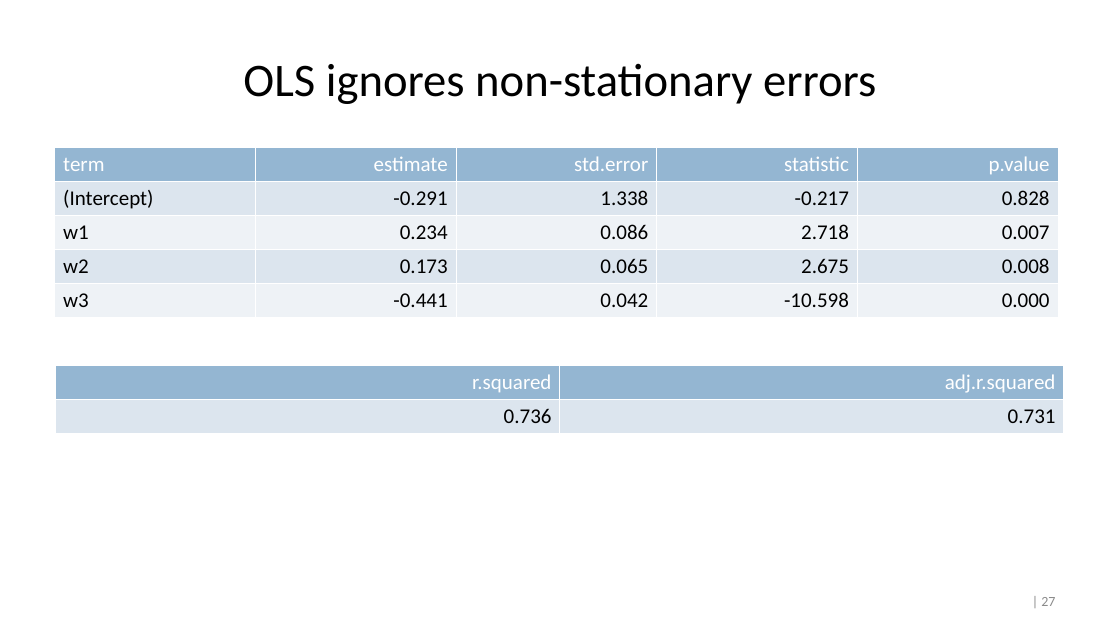
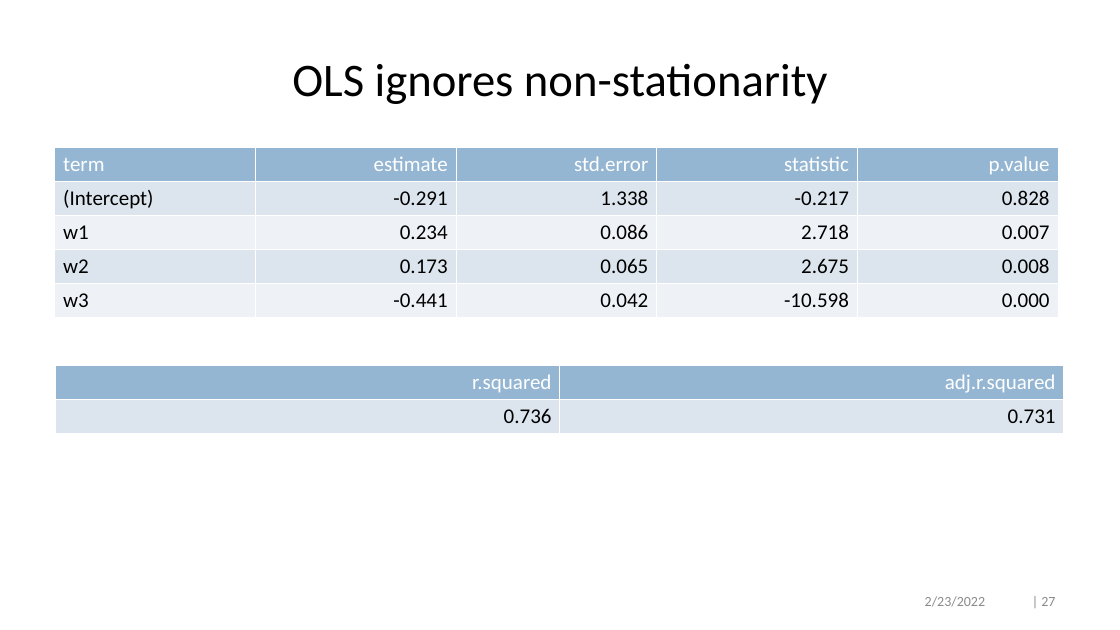
Before and after one commit to crossxwill/Northwestern_MSIA_2022, a slide deck: slide 27 of time_series_regression.pptx. Drawn at 1120x630 pixels with LibreOffice and Linux fonts; fonts in the diff are those of the drawing. Boxes give left, top, right and bottom in pixels: in the first picture for what was removed or moved away, otherwise in the second. Text is boxed around its words. In the diff, an @@ line names an element or a change of style, - is before the commit and + after.

```diff
--- a/time_series_regression.pptx
+++ b/time_series_regression.pptx
@@ title at [292, 63, 827, 104]: text changed @@
-OLS ignores non-stationary errors
+OLS ignores non-stationarity
@@ text added at [925, 596, 985, 607], 12 pt, text #8C8C8C @@
+2/23/2022
```
Also in this commit, not shown: 30 other slides changed, 2 other files.
